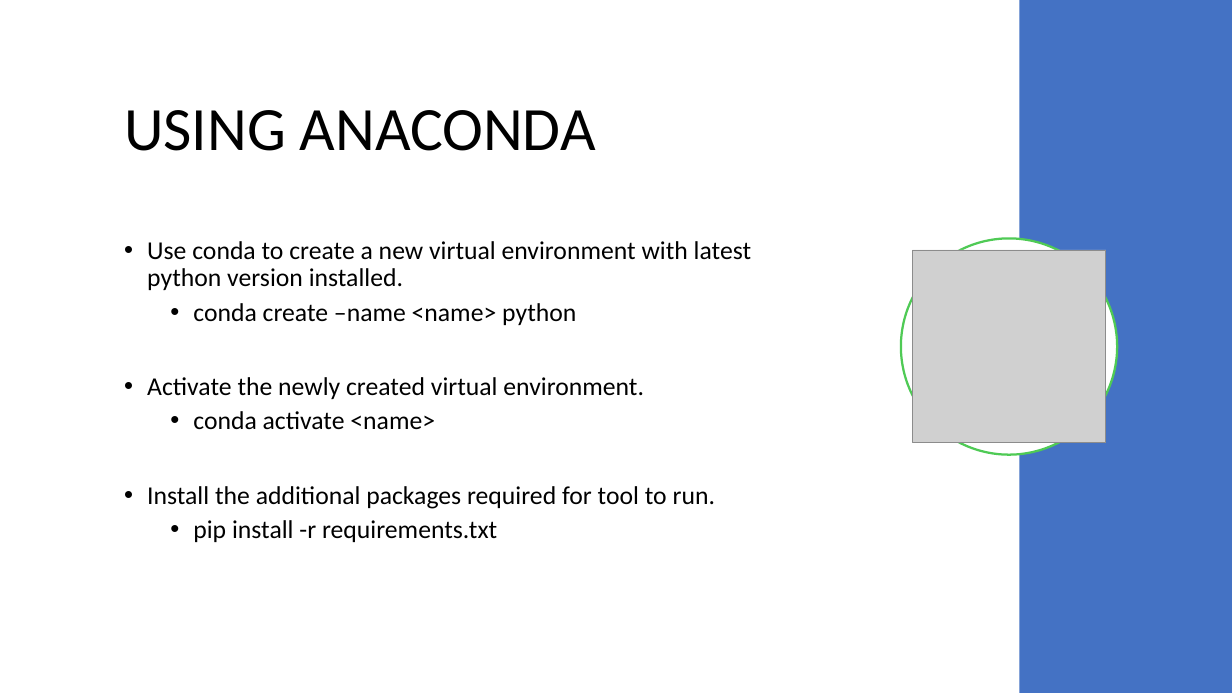
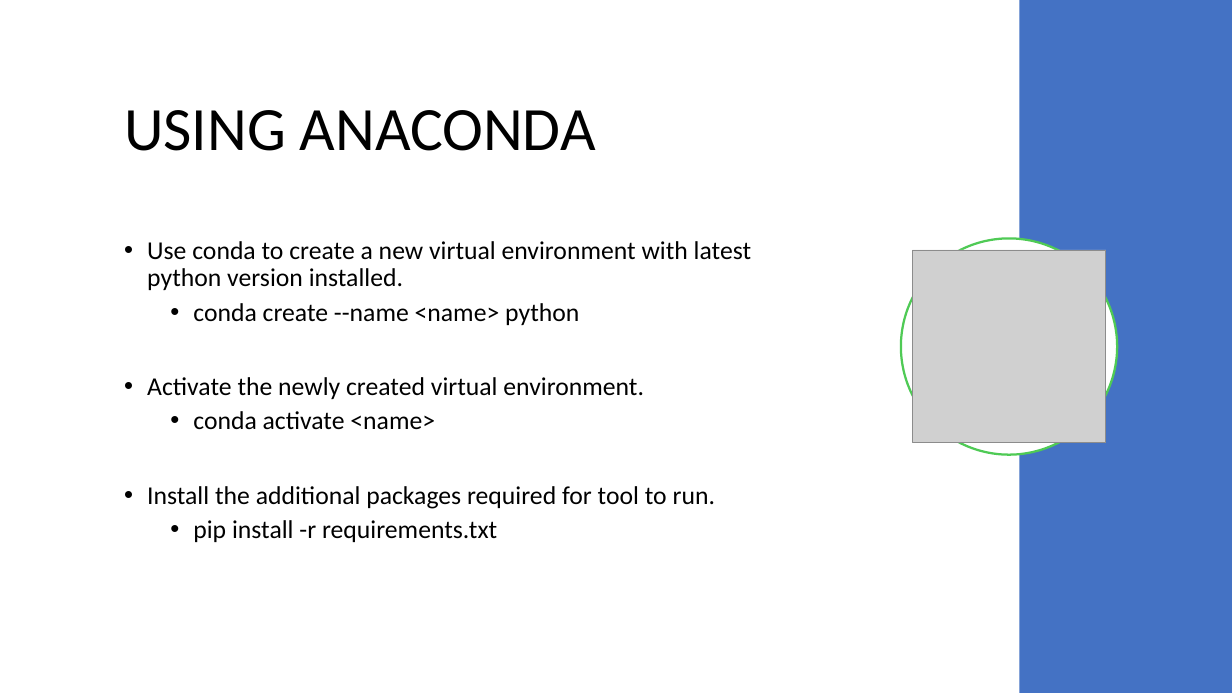
Before and after one commit to umangnangal/Topology_Generator, a slide deck: slide 6 of San_Charcha_30th_Sept.pptx. Drawn at 1232x693 pixels with LibreOffice and Linux fonts; fonts in the diff are those of the drawing; grey boxes stand for pictures. Boxes give left, top, right and bottom in pixels: in the first picture for what was removed or moved away, otherwise in the second. Text is boxed around its words. In the diff, an @@ line names an element or a change of style, - is before the commit and + after.

```diff
--- a/San_Charcha_30th_Sept.pptx
+++ b/San_Charcha_30th_Sept.pptx
@@ text at (x1=193, y1=303, x2=579, y2=325): text changed @@
-  • conda create –name <name> python
+  • conda create --name <name> python
```
Also in this commit, not shown: 3 other slides changed, 6 other files.
